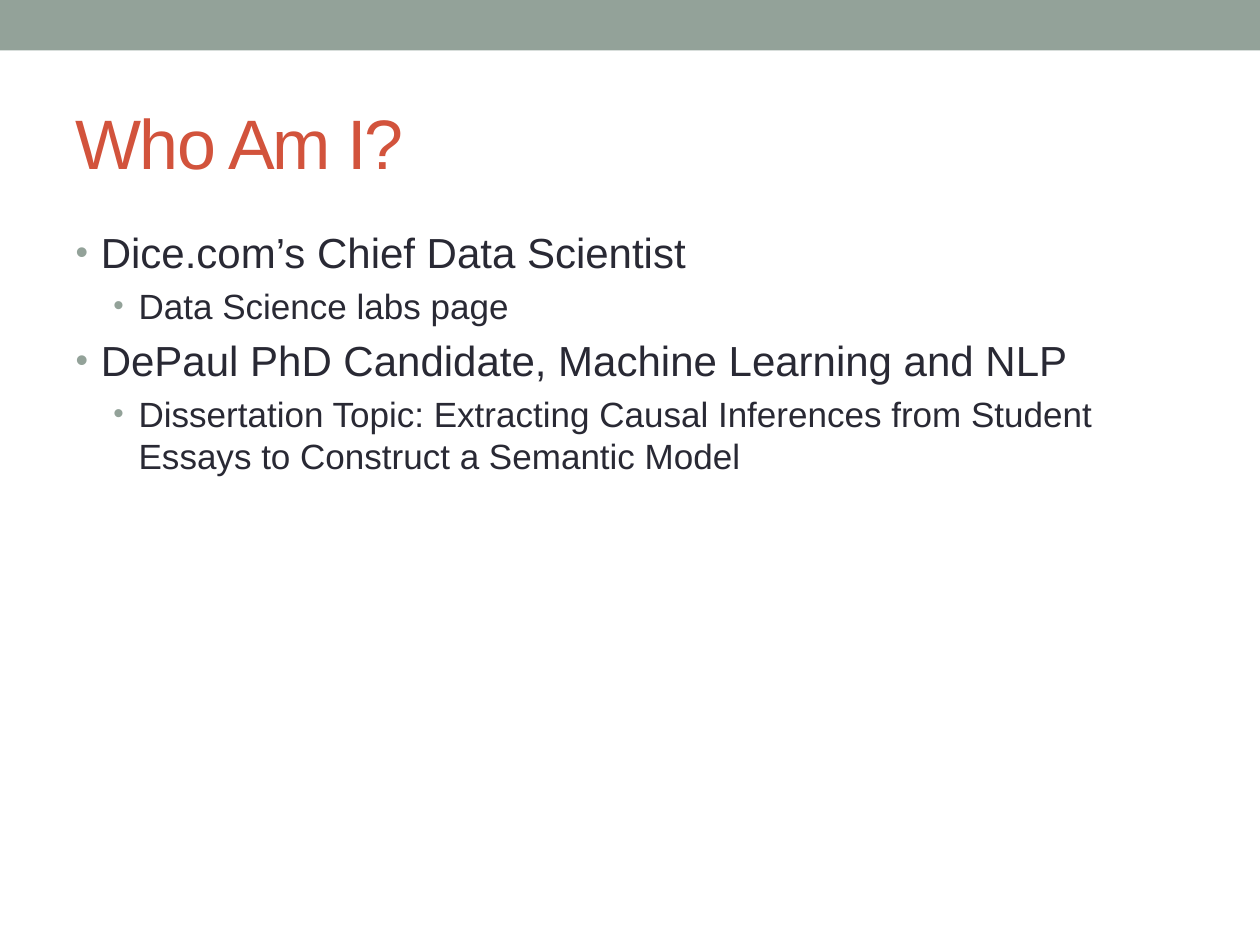
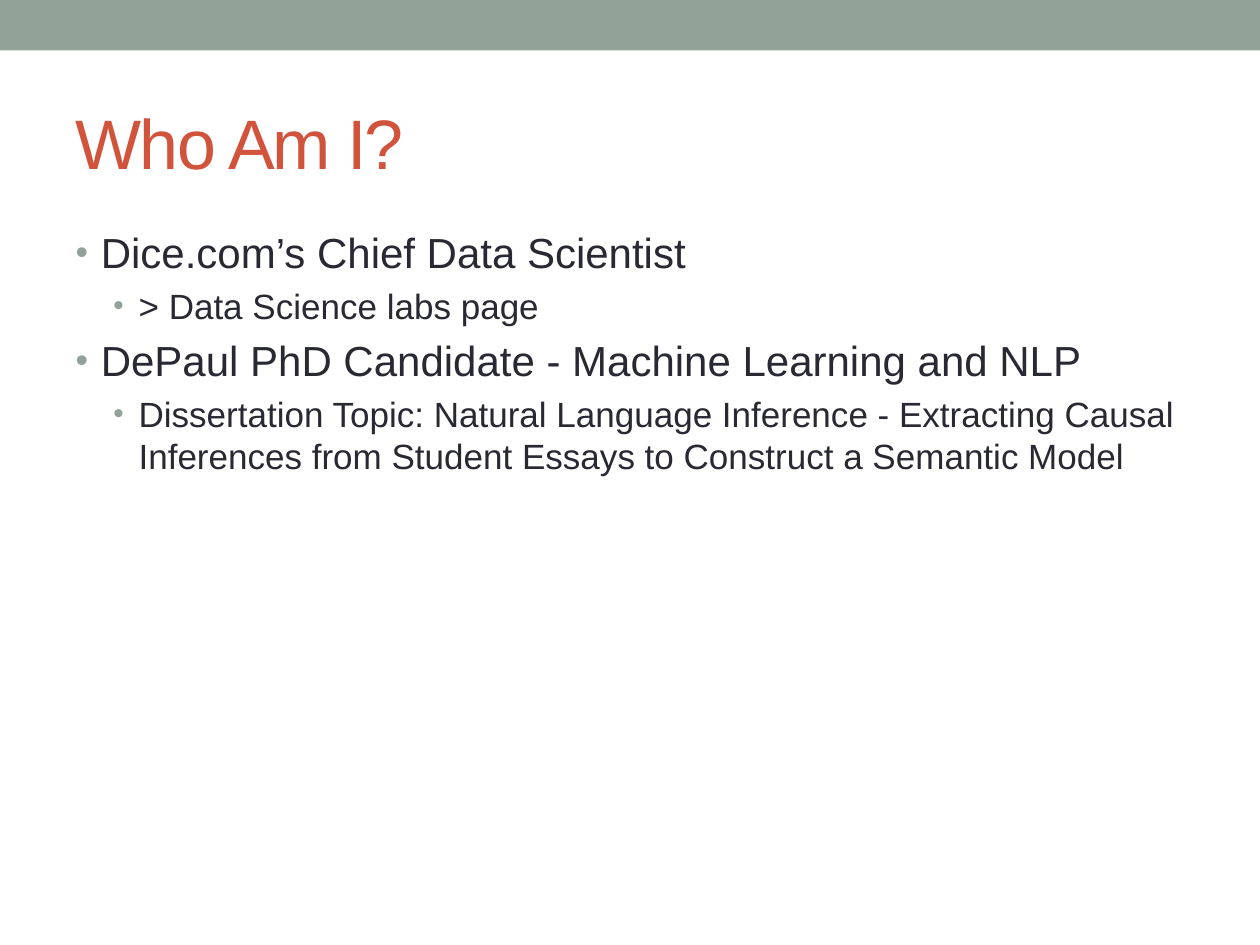
Before and after one commit to simonhughes22/IPD-Data-Science-Course, a slide deck: slide 3 of Machine Learning/Machine Learning Slides.pptx. Drawn at 1260x945 pixels with LibreOffice and Linux fonts; fonts in the diff are those of the drawing. Boxes give left, top, right and bottom in pixels: in the first picture for what was removed or moved away, otherwise in the second. Text is boxed around its words. In the diff, an @@ line names an element or a change of style, - is before the commit and + after.

```diff
--- a/Machine Learning/Machine Learning Slides.pptx
+++ b/Machine Learning/Machine Learning Slides.pptx
@@ text at <box>101,293,1174,475</box>: text changed @@
-  • Data Science labs page
-• DePaul PhD Candidate, Machine Learning and NLP
-  • Dissertation Topic: Extracting Causal Inferences from Student Essays to Construct a Semantic Model
+  • > Data Science labs page
+• DePaul PhD Candidate - Machine Learning and NLP
+  • Dissertation Topic: Natural Language Inference - Extracting Causal Inferences from Student Essays to Construct a Semantic Model
```
Also in this commit, not shown: 5 other slides changed, 46 slides added, 3 other files.
